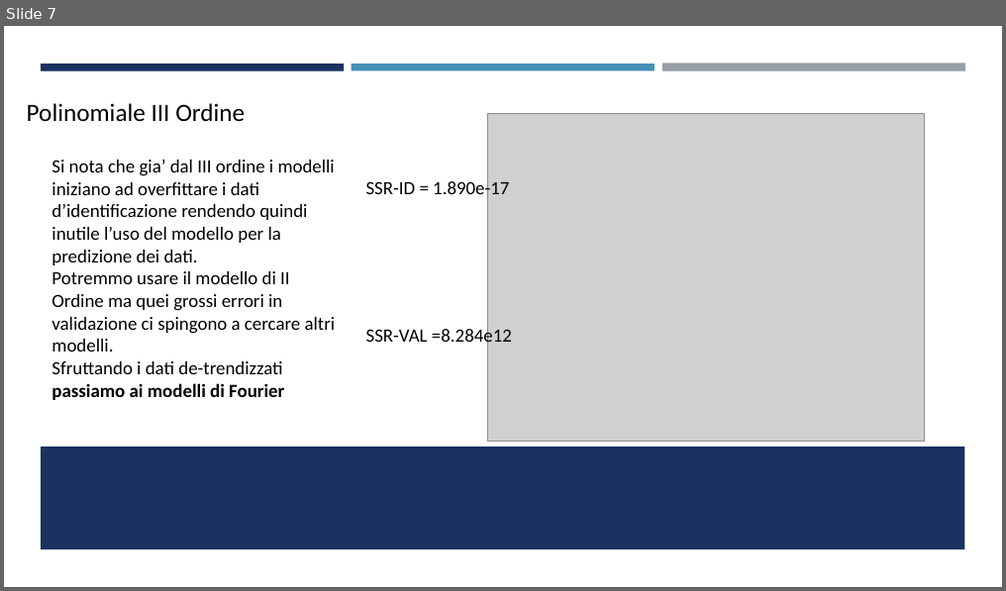
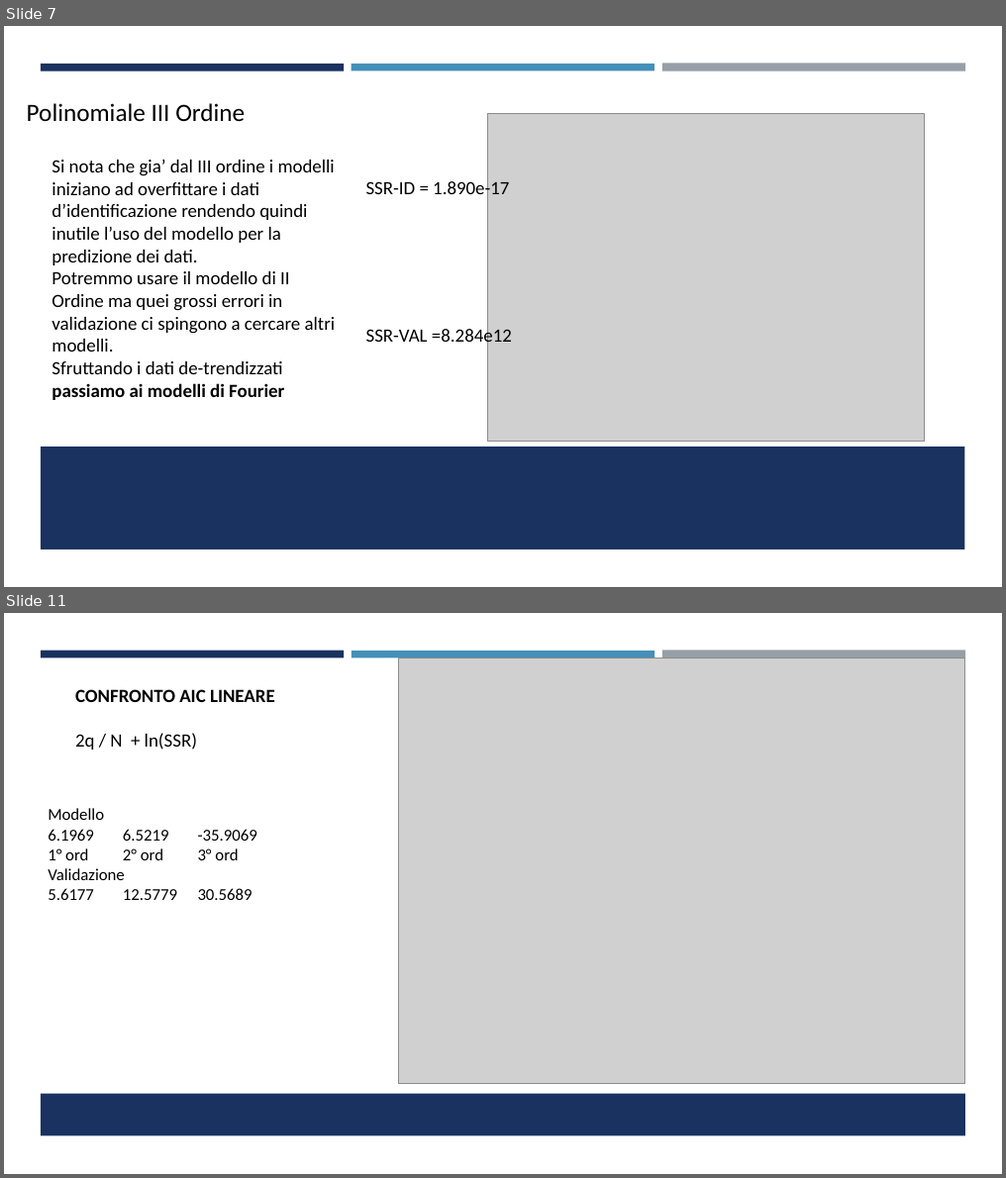
Before and after one commit to FabioPezzini/ShortTerm-Predictor, a slide deck: ProvaPresentazione.pptx. Shown one above the other, each under a label of ours: slide 7 before the commit, slides 7 and 11 after it; the slides between them are not shown. The pictures are 1006x591 and 1006x1178 pixels, drawn with LibreOffice and Linux fonts; fonts in the diff are those of the drawing; grey boxes stand for pictures. Boxes give left, top, right and bottom in pixels: in the first picture for what was removed or moved away, otherwise in the second. Text is boxed around its words. In the diff, an @@ line names an element or a change of style, - is before the commit and + after.

```diff
--- a/ProvaPresentazione.pptx
+++ b/ProvaPresentazione.pptx
@@ slide 11 added at (x1=4, y1=613, x2=1002, y2=1174), background #FFFFFF @@
@@ rectangle added at (x1=4, y1=613, x2=1002, y2=1174), fill #FFFFFF @@
@@ rectangle added at (x1=41, y1=651, x2=344, y2=658), fill #1A3260 @@
@@ rectangle added at (x1=351, y1=651, x2=654, y2=658), fill #4590B8 @@
@@ picture added at (x1=399, y1=658, x2=965, y2=1084) @@
@@ rectangle added at (x1=662, y1=651, x2=965, y2=659), fill #969FA7 @@
@@ text added at (x1=75, y1=689, x2=275, y2=750), 18 pt, text #000000, bold @@
+CONFRONTO AIC LINEARE
+2q / N + ln(SSR)
@@ text added at (x1=48, y1=808, x2=252, y2=900), 16 pt, text #000000 @@
+Modello
+6.1969 6.5219 -35.9069
+1° ord 2° ord 3° ord
+Validazione
+5.6177 12.5779 30.5689
@@ rectangle added at (x1=41, y1=1093, x2=965, y2=1137), fill #1A3260 @@
```
Also in this commit, not shown: 2 slides changed, 5 other slides added, 4 slides removed, 1 other file.
